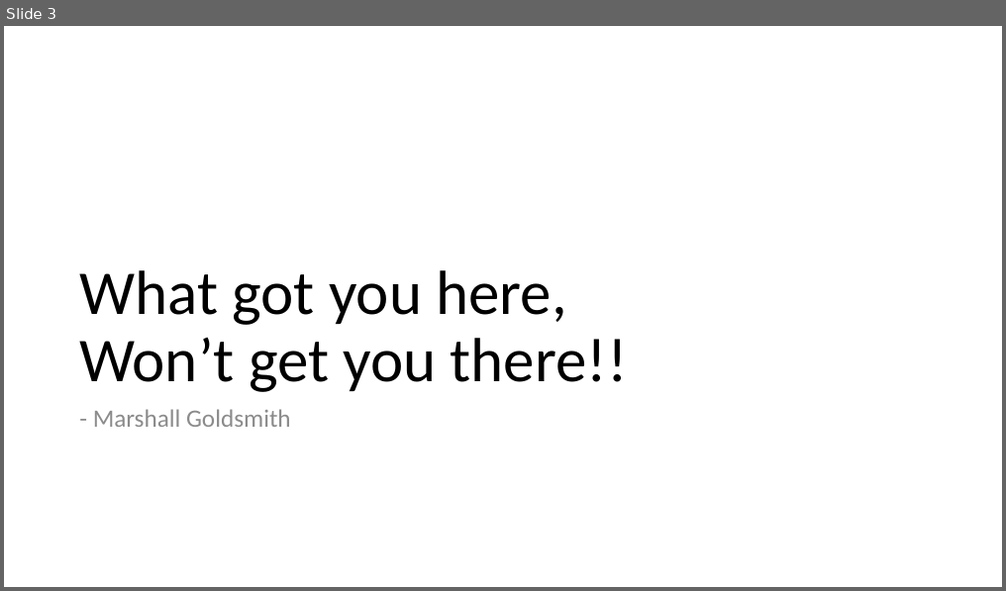
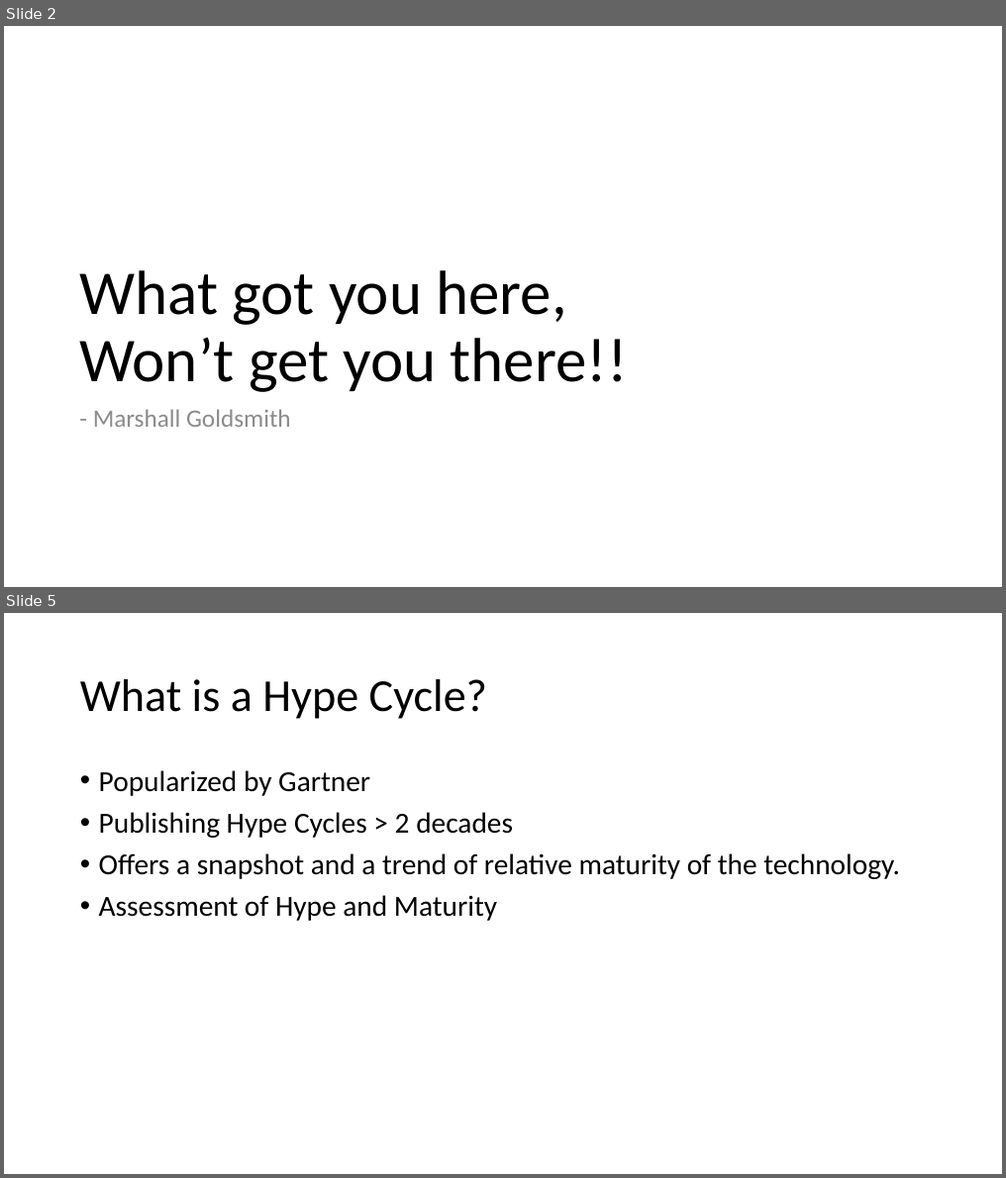
Before and after one commit to yogeshhk/Publications, a slide deck: Talk_EmergingTechnologies_MES_March13.pptx. Shown one above the other, each under a label of ours: slide 3 before the commit, slides 2 and 5 after it; the slides between them are not shown. The pictures are 1006x591 and 1006x1178 pixels, drawn with LibreOffice and Linux fonts; fonts in the diff are those of the drawing. Boxes give left, top, right and bottom in pixels: in the first picture for what was removed or moved away, otherwise in the second. Text is boxed around its words. In the diff, an @@ line names an element or a change of style, - is before the commit and + after.

Commit message:
Added to Hype Cycle lecture

```diff
--- a/Talk_EmergingTechnologies_MES_March13.pptx
+++ b/Talk_EmergingTechnologies_MES_March13.pptx
@@ slide 5 added at (x1=4, y1=613, x2=1002, y2=1174), background #FFFFFF @@
@@ title added at (x1=80, y1=679, x2=487, y2=719), 44 pt, text #000000 @@
+What is a Hype Cycle?
@@ text added at (x1=99, y1=770, x2=900, y2=921), 28 pt, text #000000 @@
+• Popularized by Gartner
+• Publishing Hype Cycles > 2 decades
+• Oﬀers a snapshot and a trend of relative maturity of the technology.
+• Assessment of Hype and Maturity
@@ what was slide 3 is now slide 2 @@
```
Also in this commit, not shown: 4 slides changed, 7 other slides added, 1 slide removed, 1 other file.
